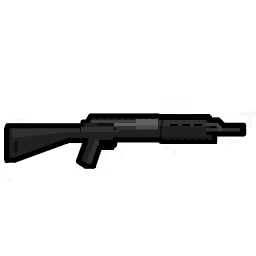
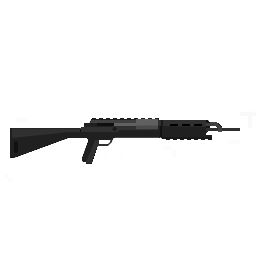
Revision of a layered 256 × 256 image; what changed, layer by layer:
pixels changed over [4, 113, 247, 169] (layer not identified)
